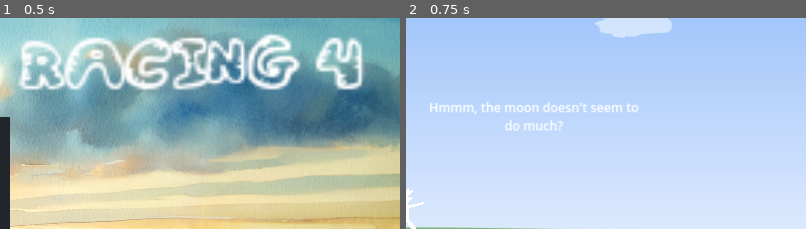
Above: before the commit, frames 1-2 (left to right).
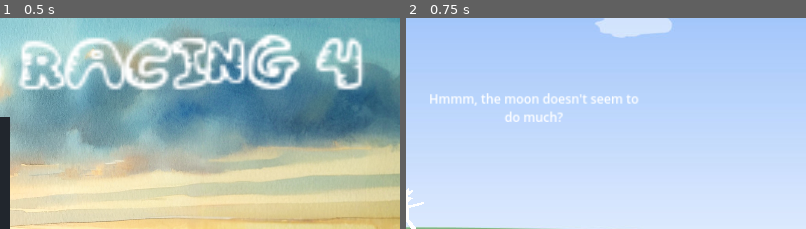
Above: after the commit, the same moments.

Repository: jacob-grahn/platform-racing-4
Game: Godot game, scene res://main/Main.tscn
Same seed, same stepped clock (60 frames per second), same inputs: the game is played once before the commit and once after it. The engine's default icon, where the game draws it, is replaced by a stand-in: a white triangle on a blue panel in a dark square.
Inputs:
- Up to frame 1 (0.5 s): no input
- Up to frame 2 (0.75 s): click "Import & Play Level!" at 0.5 s
The pictures show only the part of the screen within x 50-100%, y 0-50%; the shares and areas given below are measured in that part.

Frame 1 is identical in both runs. In frame 2, 2.4% of the frame differs, in the area x 6-58%, y 35-54%.

Commit message:
fall out of walls

Diff:
--- a/client/character/Character.gd
+++ b/client/character/Character.gd
@@ -93,8 +93,8 @@
 	phantom_velocity = phantom_velocity * phantom_velocity_decay
 
 	#
-	position += rotating_platform_velocity * delta * 1
-	velocity += rotating_platform_velocity * delta * 20
+	# position += rotating_platform_velocity * delta * 1
+	velocity += rotating_platform_velocity * delta * 3
 	rotating_platform_velocity = Vector2(0, 0)
 
 	# lightbreak cooldown
@@ -169,7 +169,12 @@
 		if lightbreak_moon_timer < 0 && !is_in_solid():
 			end_lightbreak()
 
-	#
+	# disable collision if we're stuck in a wall
+	if is_in_solid():
+		short_shape.disabled = true
+		tall_shape.disabled = true
+
+	# move
 	move_and_slide()
 
 	# interact with tiles
--- a/client/character/Character.tscn
+++ b/client/character/Character.tscn
@@ -7,11 +7,15 @@
 
 [sub_resource type="CapsuleShape2D" id="CapsuleShape2D_424wm"]
 radius = 3.125
-height = 7.25
+height = 9.25
 
 [sub_resource type="CapsuleShape2D" id="CapsuleShape2D_o4m3e"]
 radius = 3.5
 height = 22.5
+
+[sub_resource type="CapsuleShape2D" id="CapsuleShape2D_rtce5"]
+radius = 1.625
+height = 5.5
 
 [sub_resource type="Curve" id="Curve_7bwiu"]
 _data = [Vector2(0, 0.741988), 0.0, 0.0, 0, 0, Vector2(0.155052, 0.98471), 0.0, 0.0, 0, 0, Vector2(0.989547, 0), 0.0, 0.0, 0, 0]
@@ -85,35 +89,39 @@
 script = ExtResource("1_phdif")
 
 [node name="ShortShape" type="CollisionShape2D" parent="."]
-visible = false
-position = Vector2(1, -33)
+position = Vector2(0, 7)
 scale = Vector2(8, 8)
 shape = SubResource("CapsuleShape2D_424wm")
 disabled = true
 
 [node name="TallShape" type="CollisionShape2D" parent="."]
-position = Vector2(0, -88)
+visible = false
+position = Vector2(0, -44)
 scale = Vector2(8, 8)
 shape = SubResource("CapsuleShape2D_o4m3e")
 
 [node name="Area2D" type="Area2D" parent="."]
-visible = false
+position = Vector2(0, 44)
 collision_layer = 2
 collision_mask = 3
 
 [node name="CollisionShape2D" type="CollisionShape2D" parent="Area2D"]
-position = Vector2(-1, -88)
+visible = false
+position = Vector2(0, -50)
 scale = Vector2(8, 8)
-shape = SubResource("CapsuleShape2D_424wm")
+shape = SubResource("CapsuleShape2D_rtce5")
 
 [node name="Polygon2D" type="Polygon2D" parent="."]
-position = Vector2(0, -79)
+position = Vector2(0, -35)
 scale = Vector2(0.711628, 0.698413)
 polygon = PackedVector2Array(9, -128, 49, -112, 15, -86, 15, -59, 128, -85, 131, -70, 23, -41, 22, 42, 76, 107, 43, 122 …(203 unchanged characters)…
 
 [node name="Camera" type="Camera2D" parent="."]
+position = Vector2(0, 44)
 
 [node name="Light" type="PointLight2D" parent="."]
+visible = false
+position = Vector2(0, -24)
 enabled = false
 energy = 0.5
 shadow_enabled = true
@@ -121,6 +129,7 @@
 texture = ExtResource("2_kipoy")
 
 [node name="SunParticles" type="GPUParticles2D" parent="."]
+position = Vector2(0, -4)
 emitting = false
 amount = 30
 process_material = SubResource("ParticleProcessMaterial_ptqpr")
@@ -129,6 +138,7 @@
 fixed_fps = 60
 
 [node name="MoonParticles" type="GPUParticles2D" parent="."]
+position = Vector2(0, -5)
 emitting = false
 amount = 30
 process_material = SubResource("ParticleProcessMaterial_8uxqt")
--- a/client/pages/game/Game.tscn
+++ b/client/pages/game/Game.tscn
@@ -27,9 +27,6 @@
 layer_0/tile_data = PackedInt32Array(262157, 0, 0, 262158, 0, 0, 262159, 0, 0, 262160, 0, 0, 262161, 0, 0, 262162, 0, 0 …(3965 unchanged characters)…
 
 [node name="HTTPRequest" type="HTTPRequest" parent="."]
-
-[node name="Character" parent="." instance=ExtResource("3_2sskp")]
-position = Vector2(-1219, 317)
 
 [node name="PlayerPoint" type="Sprite2D" parent="."]
 visible = false
@@ -81,6 +78,9 @@
 horizontal_alignment = 1
 autowrap_mode = 2
 
+[node name="Character" parent="." instance=ExtResource("3_2sskp")]
+position = Vector2(-1219, 317)
+
 [node name="UI" type="CanvasLayer" parent="."]
 
 [node name="BackButton" type="Button" parent="UI"]
Not shown: 1 places in client/character/Character.tscn that only renumber resources
